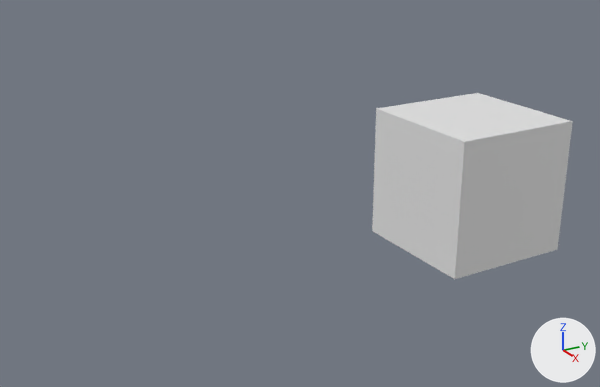
The Blender file threejs/dungeon_crawler/models/cube.blend: old version first, new version second.
The view is the same before and after, from a camera (50 mm lens) standing at (8.96, -8.15, 5.16) and looking at (0.03, -2.93, 1.33). The lights are fixed; the arrows at lower right show +X, +Y and +Z.

The older version as bpy lines, for what is in view:
```python
me_cube = bpy.data.meshes.new('Cube')
me_cube.from_pydata(...)  # a box spanning x -1.0..1.0, y -1.0..1.0, z 0.0..2.0
me_cube.materials.append(mat_material)  # white #e7e7e7
ob_cube = bpy.data.objects.new('Cube', me_cube)
ob_cube.location = (0.0, 0.0, 0.0)
```
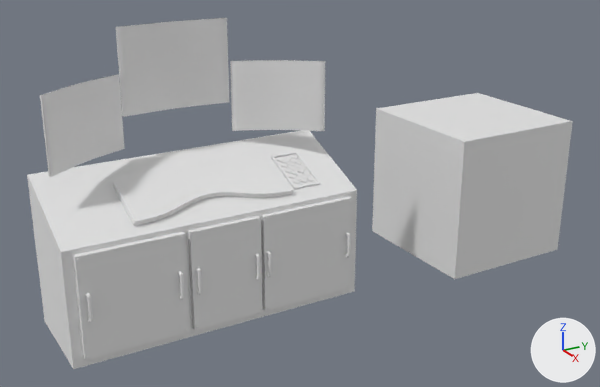
What changed in the scene script:
```text
Add mat_initialshadinggroup:
    mat_initialshadinggroup = principled_material('initialShadingGroup')
    mat_initialshadinggroup.base_color = (0.8, 0.8, 0.8)  # white #e7e7e7
    mat_initialshadinggroup.specular_ior_level = 0.0
Add me_mesh_scificomputer:
    me_mesh_scificomputer.from_pydata(...)  # 1555 vertices, 1414 faces; spans x -0.53..0.61, y 0.02..2.83, z -1.5..1.5
    me_mesh_scificomputer.materials.append(mat_initialshadinggroup)  # its picture is missing
Add ob_mesh_scificomputer:
    ob_mesh_scificomputer = bpy.data.objects.new('Mesh_SciFiComputer', me_mesh_scificomputer)
    ob_mesh_scificomputer.location = (0.0, -4.342, 0.0)
    ob_mesh_scificomputer.rotation_euler = (1.571, 0.0, 0.0)  # degrees (90, 0, 0)
    ob_mesh_scificomputer.scale = (1.27, 1.27, 1.27)
```

What differs and where, as boxes (x1, y1, x2, y2) in the pictures (600 x 387 px):
'Mesh_SciFiComputer', added
    after: (27, 18, 357, 369)
